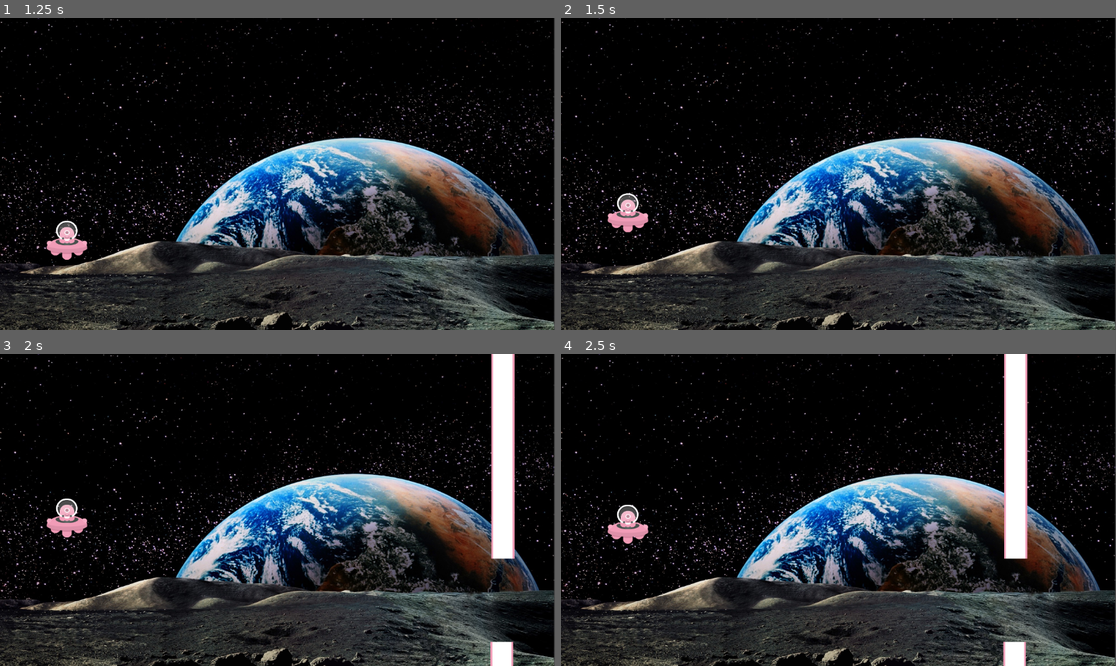
Above: before the commit, frames 1-4 (two rows, left to right).
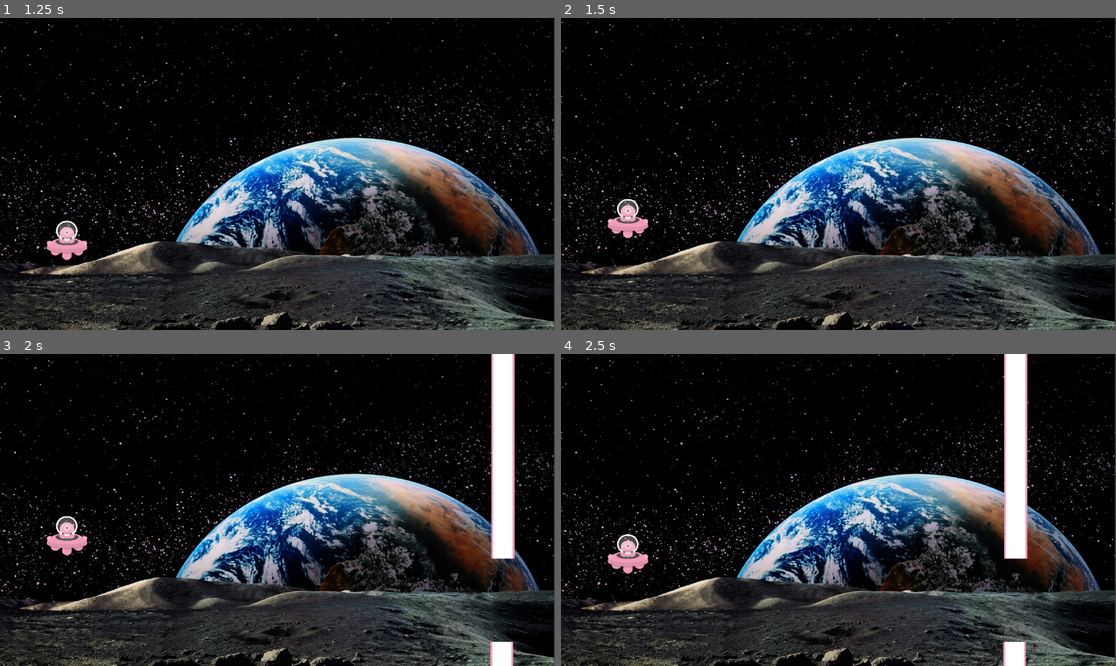
Above: after the commit, the same moments.

Repository: NataliaSerantesCortez/ejerciciosLaura
Game: Godot game, scene res://escenas/menu.tscn
Two runs of this game, one before a commit and one after it. Both use one fixed random seed, a clock stepped at 60 frames per second and the inputs below. The project has no main scene, so this scene is started directly.
Inputs:
- Up to frame 1 (1.25 s): click "JUGAR" at 0.5 s
- Up to frame 2 (1.5 s): tap Enter (ui_accept) at 1.25 s
- Up to frame 3 (2 s): tap Enter (ui_accept) at 1.52 s
- Up to frame 4 (2.5 s): tap Enter (ui_accept) at 2.27 s

Frame 1 is identical in both runs. In frame 2, 0.5% of the frame differs, in the area x 8-16%, y 56-71%; in frame 3, 0.9%; in frame 4, 1.1%, in the area x 8-16%, y 48-71%.

Commit message:
cambio velocidad salto

Diff:
--- a/flappybird/scripts/marciano.gd
+++ b/flappybird/scripts/marciano.gd
@@ -1,7 +1,7 @@
 extends CharacterBody2D
 
 const GRAVITY = 980.0
-const JUMP_VELOCITY = -350.0
+const JUMP_VELOCITY = -300.0
 var juego_iniciado = false
 
 func _physics_process(delta: float) -> void:
